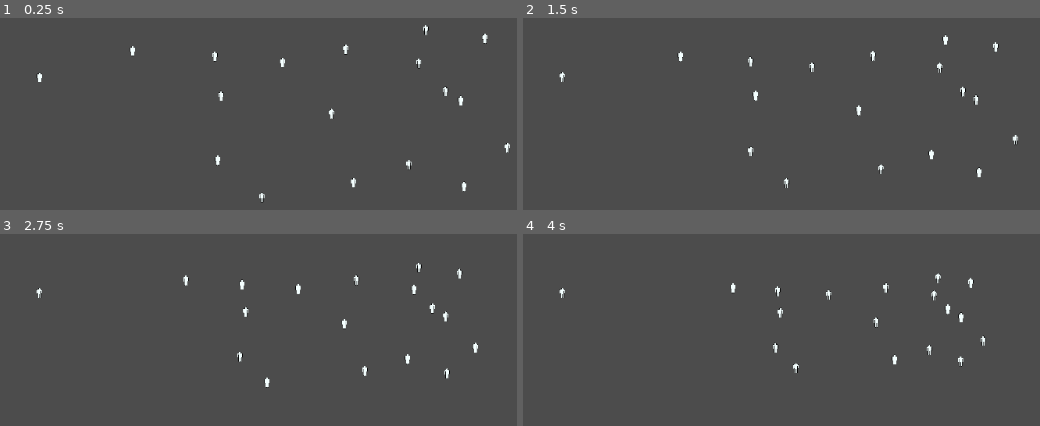
Above: before the commit, frames 1-4 (two rows, left to right).
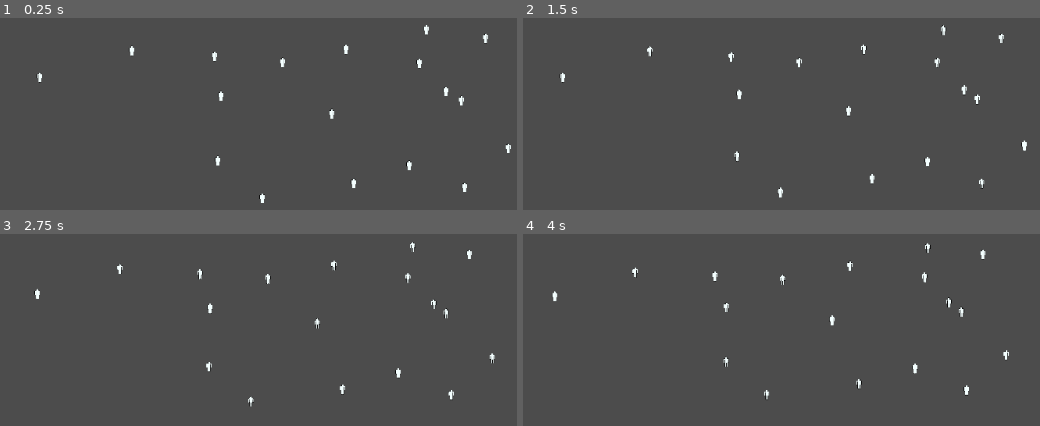
Above: after the commit, the same moments.

Repository: silverhammermba/GGJ2022
Game: Godot game, scene res://Battlefield.tscn
The game is run twice, just before and just after one commit, with the same random seed, the same clock (stepped at 60 frames per second) and the same inputs.
Inputs:
- Up to frame 1 (0.25 s): no input
- Up to frame 2 (1.5 s): no input
- Up to frame 3 (2.75 s): no input
- Up to frame 4 (4 s): no input

The runs differ from the first frame. In frame 1, 0.5% of the frame differs, in the area x 7-99%, y 3-97%; in frame 2, 1.4%; in frame 3, 1.4%; in frame 4, 1.5%, in the area x 5-95%, y 4-86%.

Commit message:
try to make herd behavior more consistent

Diff:
--- a/Pawn.gd
+++ b/Pawn.gd
@@ -28,16 +28,26 @@
 	for body in bodies:
 		if body != self:
 			friend_centroid += body.global_position
-			if body.linear_velocity.length_squared() > follow_herd_speed_threshold:
-				herd_direction += body.target_direction
+			herd_direction += body.linear_velocity
 
 	friend_centroid /= (bodies.size() - 1)
 	herd_direction /= (bodies.size() - 1)
 
-	var toward_friends = friend_centroid - global_position
+	var toward_friends = (friend_centroid - global_position).normalized()
+	herd_direction = herd_direction.normalized()
 
-	target_direction = (toward_friends * weight_toward_friends + herd_direction * weight_follow_herd) / (weight_toward_friends + weight_follow_herd)
-	target_direction = target_direction
+	var factors = [
+		[toward_friends, weight_toward_friends * (bodies.size() - 1)],
+		[herd_direction, weight_follow_herd * (bodies.size() - 1)]
+	]
+
+	var num = Vector2()
+	var den = 0
+	for factor in factors:
+		num += factor[0] * factor[1]
+		den += factor[1]
+
+	target_direction = num / den
 
 func _integrate_forces(state):
 	applied_force = target_direction * speed
--- a/Pawn.tscn
+++ b/Pawn.tscn
@@ -11,9 +11,8 @@
 [node name="Pawn" type="RigidBody2D"]
 mode = 2
 script = ExtResource( 2 )
-speed = 4
-weight_follow_herd = 10.0
-follow_herd_speed_threshold = 0.1
+speed = 20
+weight_follow_herd = 5.0
 
 [node name="CollisionShape2D" type="CollisionShape2D" parent="."]
 shape = SubResource( 1 )
